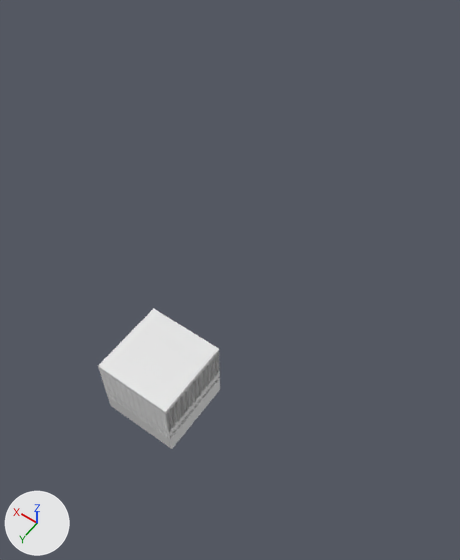
Before and after pictures for a commit that changed the FBX model Assets/Models/modules.fbx.
Before and after are seen from a camera (50 mm lens) standing at (-7.02, 6.41, 17.59) and looking at (0.25, -3.76, 1.61). Arrows for +X, +Y and +Z are at lower left; the lights stay in place.

The first picture shows 'TestGrid'.
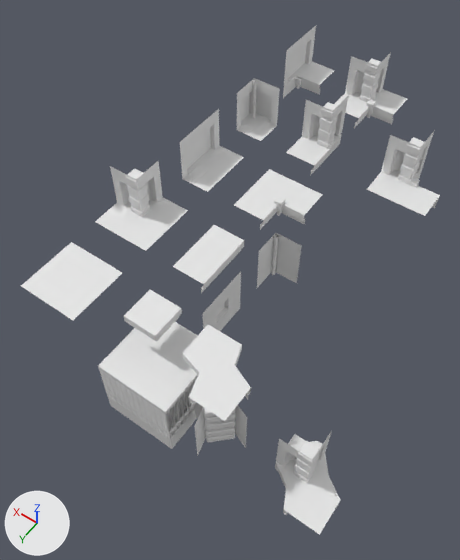
Commit message: Add many modules

Diff of the bpy script that builds the scene:
```diff
--- a/Assets/Models/modules.fbx.py
+++ b/Assets/Models/modules.fbx.py
@@ me_roof_001 @@
+me_roof_001.from_pydata([(1.0, -1.0, 0.5), (-1.0, 1.0, 0.5), (-1.0, -1.0, 0.5), (1.0, 1.0, 0.5), (1.0, 0.0, 0.5), (-1.0, 0.0, 0.5), (0.0, -1.0, 0.5), (0.0, 1.0, 0.5), (0.0, 0.0, 0.5)], [], [(2, 6, 8, 5), (6, 0, 4, 8), (8, 4, 3, 7), (5, 8, 7, 1)])
@@ ob_walltop @@
 ob_walltop = bpy.data.objects.new('WallTop', me_walltop_001)
-ob_walltop.location = (0.0, 0.0, 0.0)
+ob_walltop.location = (0.0, -3.0, 3.0)
@@ ob_wall @@
 ob_wall = bpy.data.objects.new('Wall', me_wall_001)
-ob_wall.location = (0.0, 0.0, 0.0)
+ob_wall.location = (0.0, -3.0, 0.0)
@@ ob_cornertop @@
 ob_cornertop = bpy.data.objects.new('CornerTop', me_cornertop_002)
-ob_cornertop.location = (0.0, 0.0, 0.0)
+ob_cornertop.location = (0.0, 0.0, 3.0)
@@ ob_innercornertop @@
+ob_innercornertop = bpy.data.objects.new('InnerCornerTop', me_innercornertop_003)  # 231 vertices, 184 faces; spans x -1.0..1.0, y -1.0..1.0, z 0.0..0.63
+ob_innercornertop.location = (0.0, -6.0, 3.0)
@@ ob_towerwall @@
+ob_towerwall = bpy.data.objects.new('TowerWall', me_towerwall_002)  # 541 vertices, 502 faces; spans x -0.1..1.0, y -1.0..1.0, z 0.0..2.0
+ob_towerwall.location = (0.0, -9.0, 3.0)
@@ ob_roofcorner @@
+ob_roofcorner = bpy.data.objects.new('RoofCorner', me_roofcorner_007)  # 491 vertices, 458 faces; spans x -1.0..1.0, y -1.0..1.0, z 0.44..2.0
+ob_roofcorner.location = (3.0, -3.0, 3.0)
@@ ob_innercorner @@
+ob_innercorner = bpy.data.objects.new('InnerCorner', me_innercorner_003)  # 511 vertices, 424 faces; spans x -1.0..0.0, y 0.0..1.0, z 0.0..2.0
+ob_innercorner.location = (0.0, -6.0, 0.0)
@@ ob_roofwall @@
+ob_roofwall = bpy.data.objects.new('RoofWall', me_roofwall_002)  # 58 vertices, 44 faces; spans x -1.0..0.16, y -1.0..1.0, z 0.5..2.0
+ob_roofwall.location = (3.0, -6.0, 3.0)
@@ ob_doublecorner @@
+ob_doublecorner = bpy.data.objects.new('DoubleCorner', me_doublecorner_002)  # 520 vertices, 496 faces; spans x -1.0..1.0, y -1.0..1.0, z 0.0..2.0
+ob_doublecorner.location = (-2.0, 0.0, 0.0)
@@ ob_towerdoublecorner @@
+ob_towerdoublecorner = bpy.data.objects.new('TowerDoubleCorner', me_towerdoublecorner_001)  # 553 vertices, 501 faces; spans x -1.0..1.0, y -1.0..1.0, z 0.0..2.0
+ob_towerdoublecorner.location = (-5.0, 0.0, 0.0)
@@ ob_wingterrasse @@
+ob_wingterrasse = bpy.data.objects.new('WingTerrasse', me_wingterrasse_002)  # 721 vertices, 646 faces; spans x -1.0..1.0, y -1.0..1.0, z 0.0..2.0
+ob_wingterrasse.location = (-3.0, -9.0, 3.0)
@@ ob_doublecornertop @@
+ob_doublecornertop = bpy.data.objects.new('DoubleCornerTop', me_doublecornertop_002)  # 83 vertices, 62 faces; spans x -1.0..1.0, y -1.0..1.0, z 0.0..0.5
+ob_doublecornertop.location = (-2.0, 0.0, 3.0)
@@ ob_winginnercorner @@
+ob_winginnercorner = bpy.data.objects.new('WingInnerCorner', me_winginnercorner_002)  # 300 vertices, 244 faces; spans x -1.0..0.16, y -1.0..1.0, z 0.0..2.0
+ob_winginnercorner.location = (3.0, -12.0, 3.0)
@@ ob_roof @@
+ob_roof = bpy.data.objects.new('Roof', me_roof_001)
+ob_roof.location = (3.0, 0.0, 3.0)
@@ ob_towercorner @@
+ob_towercorner = bpy.data.objects.new('TowerCorner', me_towercorner_002)  # 719 vertices, 642 faces; spans x -1.0..1.0, y -1.0..1.0, z 0.0..2.0
+ob_towercorner.location = (0.0, -12.0, 3.0)
@@ ob_roofinnercorner @@
+ob_roofinnercorner = bpy.data.objects.new('RoofInnerCorner', me_roofinnercorner_002)  # 467 vertices, 388 faces; spans x -1.0..0.16, y -0.16..1.0, z 0.47..2.0
+ob_roofinnercorner.location = (3.0, -9.0, 3.0)
```

What differs and where, as boxes (x1, y1, x2, y2) in the pictures (460 x 560 px):
'RoofCorner', added: after (95, 161, 188, 251)
'TowerDoubleCorner', added: after (275, 431, 340, 535)
'Roof', added: after (21, 242, 122, 320)
'DoubleCornerTop', added: after (182, 325, 251, 421)
'WingTerrasse', added: after (367, 131, 440, 216)
'RoofWall', added: after (180, 109, 244, 192)
'TowerCorner', added: after (334, 52, 407, 128)
'InnerCornerTop', added: after (234, 169, 323, 230)
'TowerWall', added: after (286, 96, 348, 176)
'WallTop', moved (not visible before): after (173, 225, 244, 293)
'RoofInnerCorner', added: after (237, 78, 280, 141)
'WingInnerCorner', added: after (283, 26, 335, 98)
'CornerTop', moved (not visible before): after (124, 290, 182, 342)
'InnerCorner', added: after (257, 233, 302, 288)
'DoubleCorner', added: after (192, 384, 247, 456)
'Wall', moved (not visible before): after (203, 271, 241, 331)
